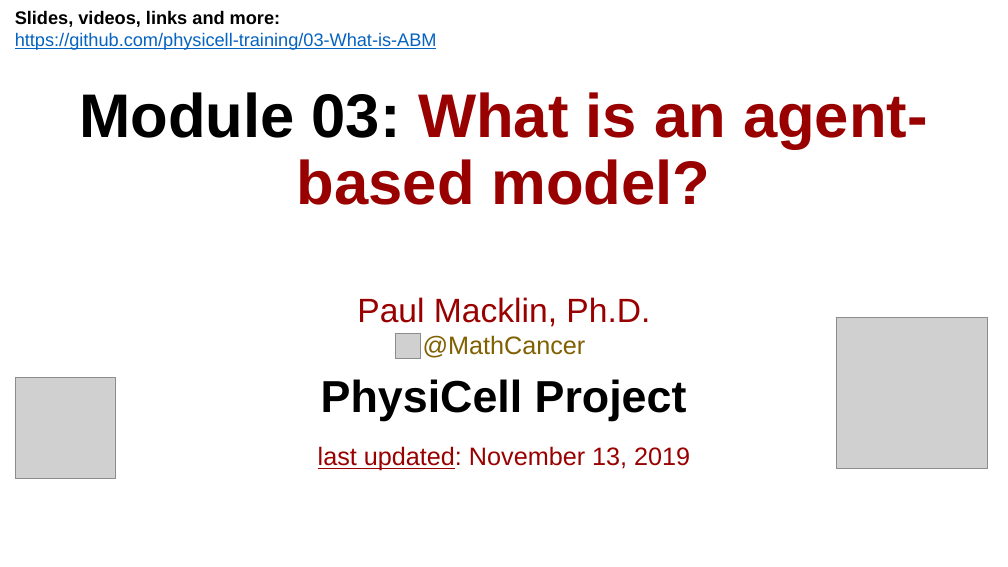
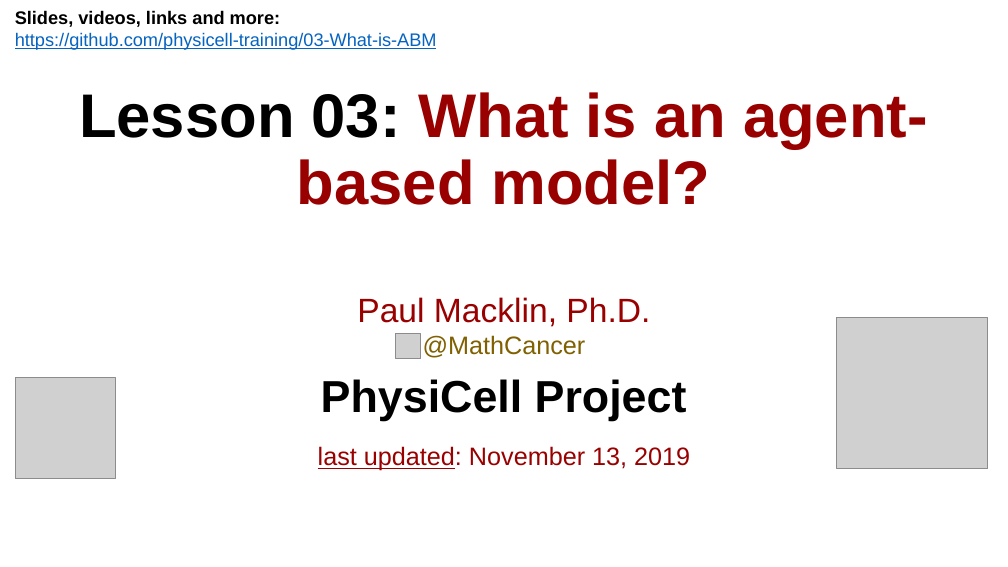
Before and after one commit to physicell-training/03-What-is-ABM, a slide deck: slide 1 of pptx_source/03-What-is-ABM.pptx. Drawn at 1008x567 pixels with LibreOffice and Linux fonts; fonts in the diff are those of the drawing; grey boxes stand for pictures; background and template pictures are left out. Boxes give left, top, right and bottom in pixels: in the first picture for what was removed or moved away, otherwise in the second. Text is boxed around its words. In the diff, an @@ line names an element or a change of style, - is before the commit and + after.

```diff
--- a/pptx_source/03-What-is-ABM.pptx
+++ b/pptx_source/03-What-is-ABM.pptx
@@ title at bbox=[79, 92, 928, 205]: text changed @@
-Module 03: What is an agent-based model?
+Lesson 03: What is an agent-based model?
```
